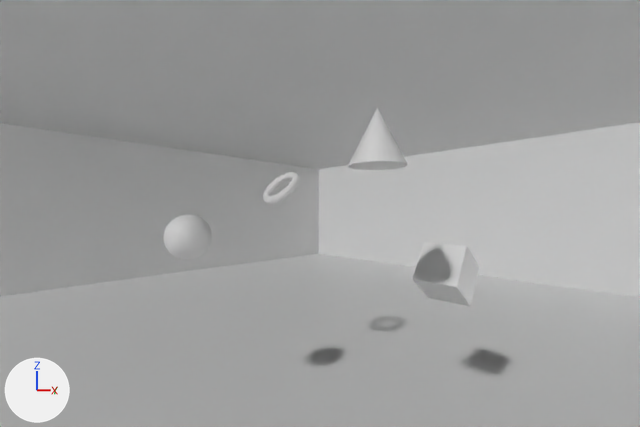
The Blender file blender_files/09_24_2019_working.blend, before and after one commit.
Before and after are seen from the file's camera 'Camera'. The axes (+X, +Y, +Z) are drawn at lower left. The lights are the same throughout.
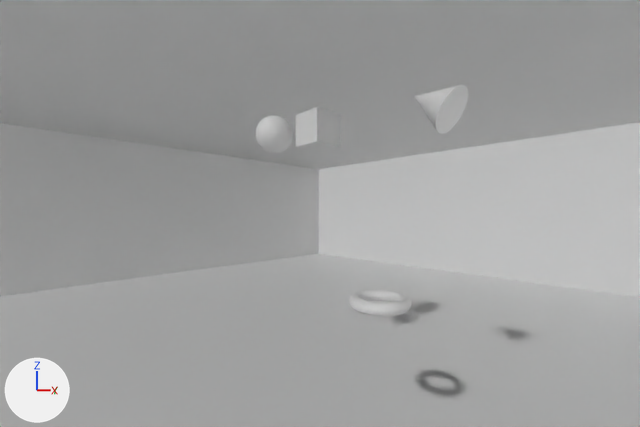
Where the newer file only moved an object's origin or applied its transform, the numbers keep the older frame.

Changed parts and their boxes [x1, y1, x2, y2] in the pictures (640 x 427 px):
```json
{"object": "Cube", "change": "moved, turned", "before": [412, 243, 479, 307], "after": [296, 107, 341, 151]}
{"object": "Cone", "change": "moved, turned", "before": [348, 108, 408, 170], "after": [414, 85, 468, 134]}
{"object": "Sphere", "change": "reshaped", "before": [164, 215, 212, 259], "after": [256, 116, 293, 154], "on screen": "22% narrower, 13% shorter"}
{"object": "Torus", "change": "moved, turned", "before": [263, 172, 300, 204], "after": [349, 289, 411, 316]}
{"part": 1, "of": "me_sphere", "change": "deleted", "before": [164, 215, 212, 259]}
{"part": 2, "of": "me_sphere", "change": "added", "after": [256, 116, 293, 154]}
```

Edits to the scene script, one JSON object a line:
```json
{"block": "me_sphere", "where": "# used by ob_sphere; location = (-3.01, -4.79, -1.46); rotation_euler = (0.0, -1.562, 0.0), in degrees (0, -89, 0)"}
{"op": "remove", "block": "me_sphere", "code": "me_sphere.from_pydata(...)  # 482 vertices, 512 faces; spans x -1.0..1.0, y -1.0..1.0, z -1.0..1.0"}
{"op": "add", "block": "me_sphere", "code": "me_sphere.from_pydata(...)  # 482 vertices, 512 faces; spans x 4.33..6.33, y 3.48..5.47, z -1.24..0.76"}
{"block": "me_sphere", "change": "me_sphere part 1: 482 vertices removed from x -1.0..1.0, y -1.0..1.0, z -1.0..1.0"}
{"block": "me_sphere", "change": "me_sphere part 2: 482 vertices added at x 4.33..6.33, y 3.48..5.47, z -1.24..0.76, forming a UV sphere (32 segments, 16 rings, poles along x)"}
{"op": "set", "path": "ob_cube.location", "old": "(4.82, 4.07, -3.23)", "new": "(-2.83, 3.14, 4.78)"}
{"op": "set", "path": "ob_cube.rotation_euler", "old": "(-0.625, 0.0, 0.0)", "new": "(0.0, 0.0, -0.0412)", "note": "degrees (-36, 0, 0) -> degrees (0, 0, -2.4)"}
{"op": "set", "path": "ob_cone.location", "old": "(4.77, -1.53, 2.2)", "new": "(4.85, 2.49, 4.37)"}
{"op": "set", "path": "ob_cone.rotation_euler", "old": "(0.0, 0.0, -0.755)", "new": "(0.0, -1.019, 0.0)", "note": "degrees (0, 0, -43) -> degrees (0, -58, 0)"}
{"op": "set", "path": "ob_torus.location", "old": "(-3.21, 0.55, 1.06)", "new": "(3.67, 0.24, -4.0)"}
{"op": "set", "path": "ob_torus.rotation_euler", "old": "(-2.337, 0.0, 0.0)", "new": "(0.0, 0.0, -0.842)", "note": "degrees (-134, 0, 0) -> degrees (0, 0, -48)"}
```
